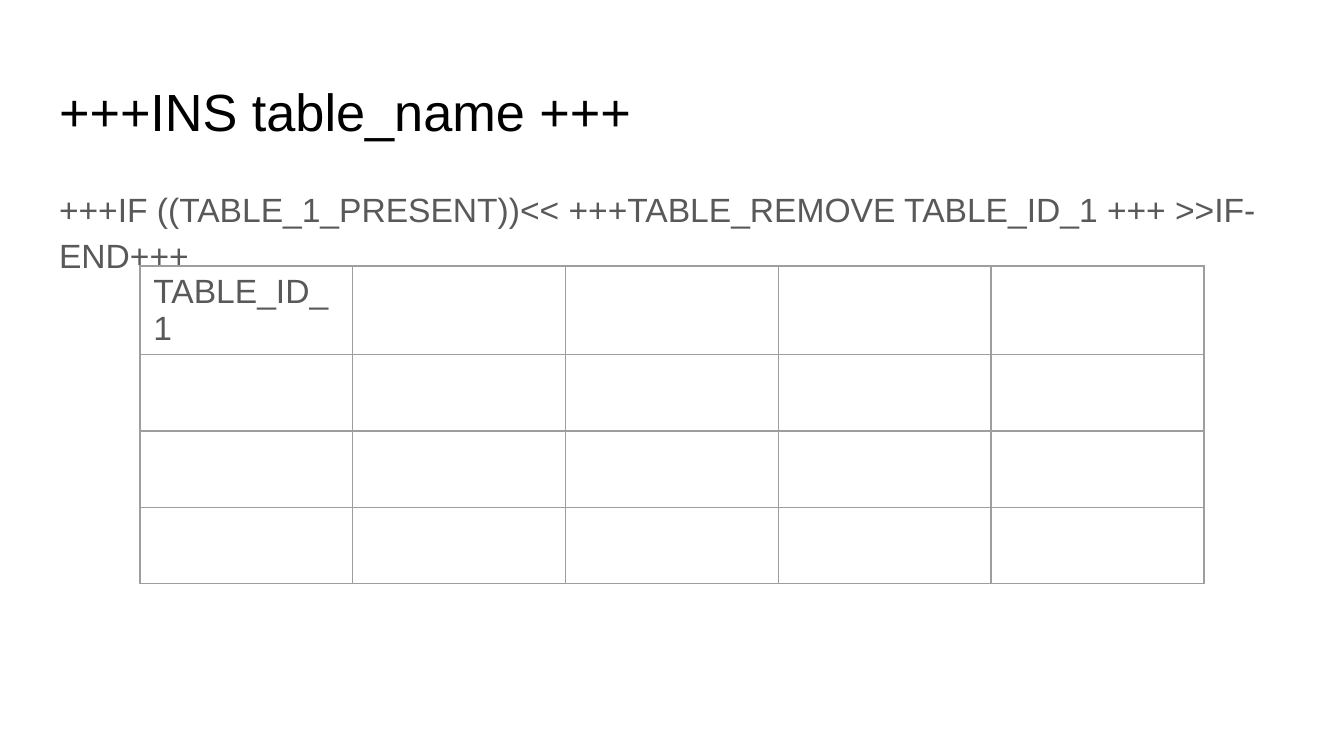
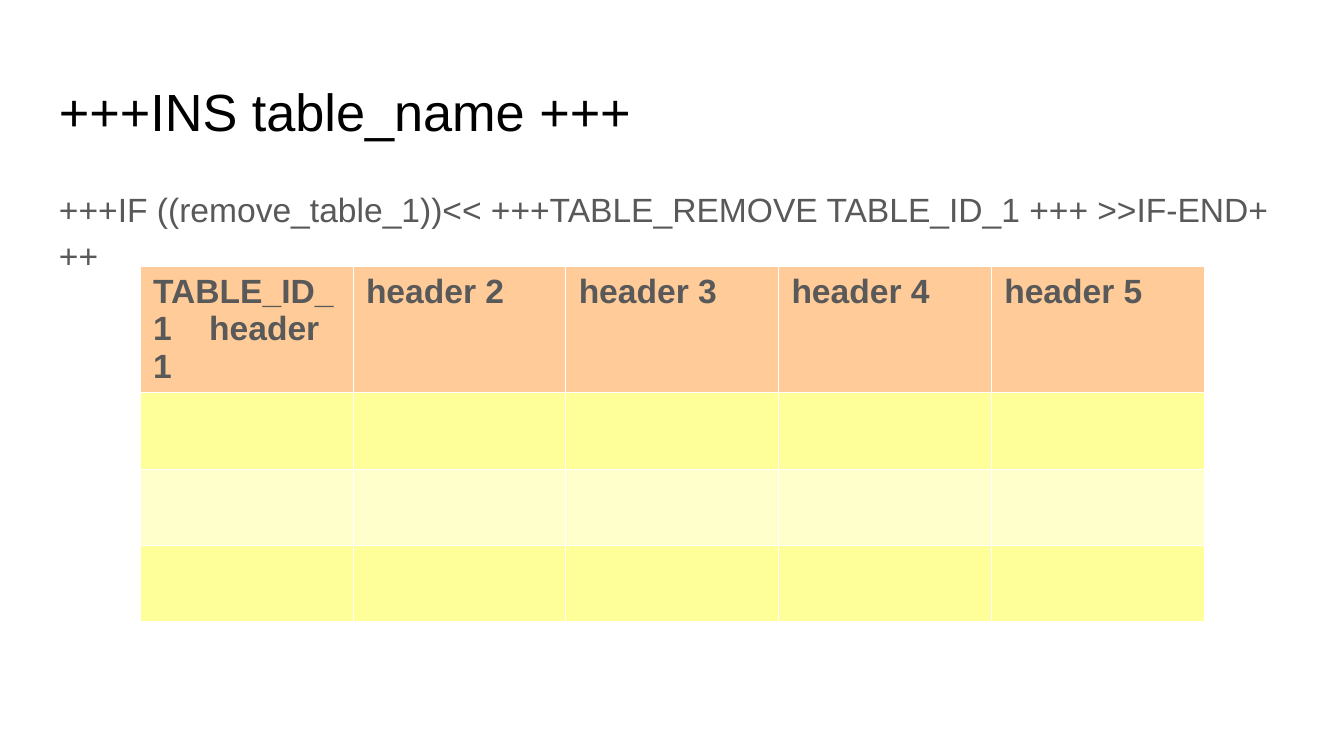
Before and after one commit to GayashanSameera/PythonPPTXGen, a slide deck: slide 4 of input_2.pptx. Drawn at 1344x756 pixels with LibreOffice and Linux fonts; fonts in the diff are those of the drawing. Boxes give left, top, right and bottom in pixels: in the first picture for what was removed or moved away, otherwise in the second. Text is boxed around its words. In the diff, an @@ line names an element or a change of style, - is before the commit and + after.

```diff
--- a/input_2.pptx
+++ b/input_2.pptx
@@ text at box(59, 197, 1268, 228): text changed @@
-+++IF ((TABLE_1_PRESENT))<< +++TABLE_REMOVE TABLE_ID_1 +++ >>IF-END+++
++++IF ((remove_table_1))<< +++TABLE_REMOVE TABLE_ID_1 +++ >>IF-END+++
@@ table at box(140, 266, 1202, 571) @@
-row 1: TABLE_ID_1 |  |  |  | 
+row 1: TABLE_ID_1 header 1 | header 2 | header 3 | header 4 | header 5
@@ fill none to #FFCC99 in row 1, column 1 @@
@@ borders changed @@
```
Also in this commit, not shown: 6 other slides changed, 3 other files.
